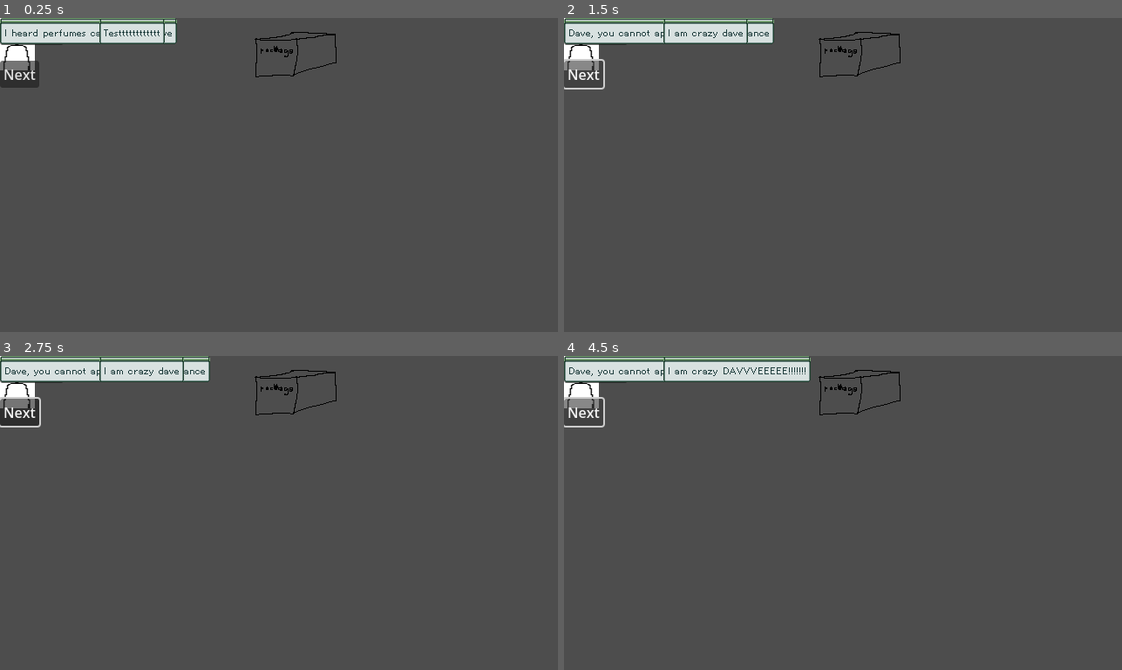
Above: before the commit, frames 1-4 (two rows, left to right).
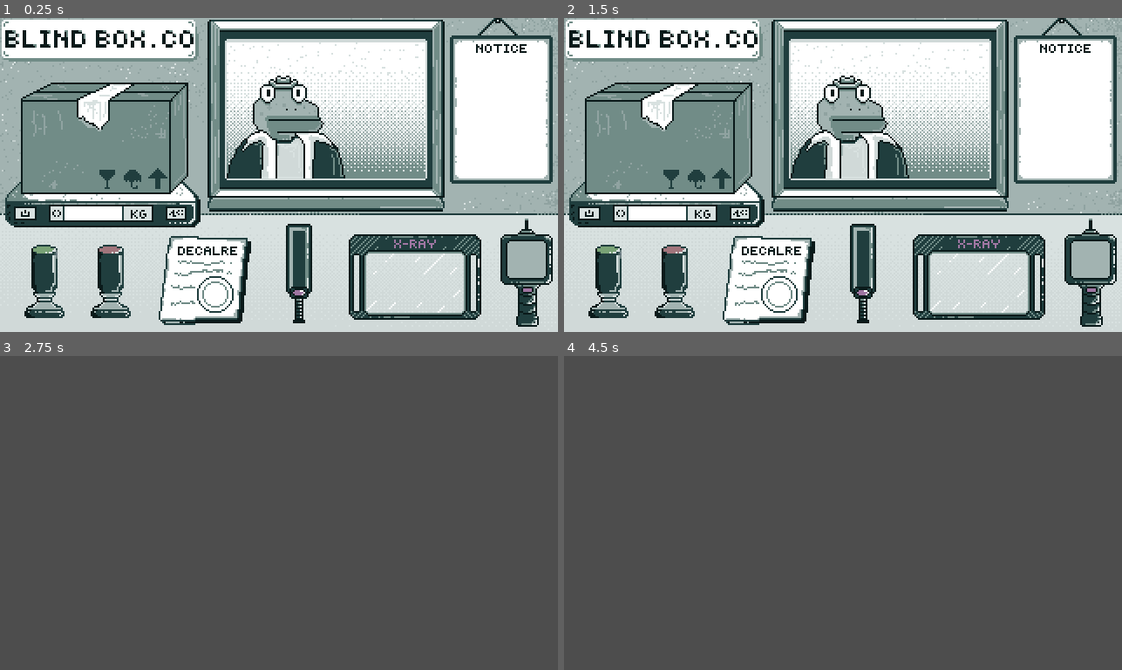
Above: after the commit, the same moments.

Repository: hkattt/blind-box-co
Game: Godot game, scene res://scenes/Main.tscn
Same seed, same stepped clock (60 frames per second), same inputs: the game is played once before the commit and once after it.
Inputs (mouse positions are in pixels of both pictures, inside the frame that each line leads up to):
- Up to frame 1 (0.25 s): no input
- Up to frame 2 (1.5 s): click (586, 74) at 0.5 s, where only the run before the commit has a clickable "Next"; click (586, 74) at 1.25 s, where only the run before the commit has a clickable "Next"
- Up to frame 3 (2.75 s): click "Approve" at 2 s
- Up to frame 4 (4.5 s): click (597, 368) at 2.75 s, where only the run before the commit has a clickable "Approve"; click (597, 368) at 3.5 s, where only the run before the commit has a clickable "Approve"; click (586, 412) at 4.25 s, where only the run before the commit has a clickable "Next"

The runs differ from the first frame. In frame 1, 100% of the frame differs, in the area x 0-100%, y 0-100%; in frame 2, 100%; in frame 3, 4.3%; in frame 4, 4.6%.

Commit message:
Implemented Draggable component. Implemented Document functionality

Diff:
--- a/src/data/days/day.tres
+++ b/src/data/days/day.tres
@@ -1,11 +1,10 @@
-[gd_resource type="Resource" script_class="DayData" load_steps=5 format=3 uid="uid://bpq7e50dyx0vd"]
+[gd_resource type="Resource" script_class="DayData" load_steps=4 format=3 uid="uid://bpq7e50dyx0vd"]
 
 [ext_resource type="Script" uid="uid://6kbdvw4yxbnb" path="res://resources/InterrogationData.gd" id="1_1kygk"]
-[ext_resource type="Resource" uid="uid://cpnc5fe0lxyq4" path="res://data/days/interrogations/temp2.tres" id="2_tf818"]
-[ext_resource type="Resource" uid="uid://80dpgfvfgapt" path="res://data/days/interrogations/temp.tres" id="3_s51ys"]
+[ext_resource type="Resource" uid="uid://80dpgfvfgapt" path="res://data/days/interrogations/greg-interrogation.tres" id="2_iwjv1"]
 [ext_resource type="Script" uid="uid://cf8yjujibee5i" path="res://resources/DayData.gd" id="4_nijca"]
 
 [resource]
 script = ExtResource("4_nijca")
-interrogations = Array[ExtResource("1_1kygk")]([ExtResource("2_tf818"), ExtResource("3_s51ys")])
+interrogations = Array[ExtResource("1_1kygk")]([ExtResource("2_iwjv1")])
 metadata/_custom_type_script = "uid://cf8yjujibee5i"
--- a/src/data/days/day2.tres
+++ /dev/null
@@ -1,11 +0,0 @@
-[gd_resource type="Resource" script_class="DayData" load_steps=5 format=3 uid="uid://b5cqoxu70l8c1"]
-
-[ext_resource type="Script" uid="uid://6kbdvw4yxbnb" path="res://resources/InterrogationData.gd" id="1_v0k7f"]
-[ext_resource type="Resource" uid="uid://80dpgfvfgapt" path="res://data/days/interrogations/temp.tres" id="2_1m1on"]
-[ext_resource type="Resource" uid="uid://cpnc5fe0lxyq4" path="res://data/days/interrogations/temp2.tres" id="3_igsua"]
-[ext_resource type="Script" uid="uid://cf8yjujibee5i" path="res://resources/DayData.gd" id="4_my8nn"]
-
-[resource]
-script = ExtResource("4_my8nn")
-interrogations = Array[ExtResource("1_v0k7f")]([ExtResource("2_1m1on"), ExtResource("3_igsua")])
-metadata/_custom_type_script = "uid://cf8yjujibee5i"
--- /dev/null
+++ b/src/data/days/interrogations/characters/greg.tres
@@ -0,0 +1,10 @@
+[gd_resource type="Resource" script_class="CharacterData" load_steps=3 format=3 uid="uid://ctbvnt6iwyehn"]
+
+[ext_resource type="Texture2D" uid="uid://vy5e666sb1em" path="res://assets/images/characters/greg.png" id="1_2nlok"]
+[ext_resource type="Script" uid="uid://b11bqs0e38js3" path="res://resources/CharacterData.gd" id="2_idj3h"]
+
+[resource]
+script = ExtResource("2_idj3h")
+name = "Temp"
+portrait = ExtResource("1_2nlok")
+metadata/_custom_type_script = "uid://b11bqs0e38js3"
--- a/src/data/days/interrogations/characters/temp.tres
+++ /dev/null
@@ -1,10 +0,0 @@
-[gd_resource type="Resource" script_class="CharacterData" load_steps=3 format=3 uid="uid://ctbvnt6iwyehn"]
-
-[ext_resource type="Texture2D" uid="uid://dol2f4hots635" path="res://assets/characters/temp_character.png" id="1_dghcf"]
-[ext_resource type="Script" uid="uid://b11bqs0e38js3" path="res://resources/CharacterData.gd" id="2_o3p3k"]
-
-[resource]
-script = ExtResource("2_o3p3k")
-name = "Temp"
-portrait = ExtResource("1_dghcf")
-metadata/_custom_type_script = "uid://b11bqs0e38js3"
--- a/src/data/days/interrogations/characters/temp2.tres
+++ /dev/null
@@ -1,10 +0,0 @@
-[gd_resource type="Resource" script_class="CharacterData" load_steps=3 format=3 uid="uid://dinnbtgs3phrk"]
-
-[ext_resource type="Texture2D" uid="uid://c5525pk5uo5ej" path="res://assets/characters/temp_character2.png" id="1_h7pm6"]
-[ext_resource type="Script" uid="uid://b11bqs0e38js3" path="res://resources/CharacterData.gd" id="1_hbu5o"]
-
-[resource]
-script = ExtResource("1_hbu5o")
-name = ""
-portrait = ExtResource("1_h7pm6")
-metadata/_custom_type_script = "uid://b11bqs0e38js3"
--- a/src/data/days/interrogations/temp.tres
+++ b/src/data/days/interrogations/greg-interrogation.tres
@@ -1,8 +1,8 @@
 [gd_resource type="Resource" script_class="InterrogationData" load_steps=4 format=3 uid="uid://80dpgfvfgapt"]
 
-[ext_resource type="Resource" uid="uid://ctbvnt6iwyehn" path="res://data/days/interrogations/characters/temp.tres" id="1_eagl6"]
+[ext_resource type="Resource" uid="uid://ctbvnt6iwyehn" path="res://data/days/interrogations/characters/greg.tres" id="1_eagl6"]
 [ext_resource type="Script" uid="uid://6kbdvw4yxbnb" path="res://resources/InterrogationData.gd" id="1_mqe8h"]
-[ext_resource type="Resource" uid="uid://3trolyib2lgs" path="res://data/days/interrogations/packages/temp.tres" id="2_bev3g"]
+[ext_resource type="Resource" uid="uid://3trolyib2lgs" path="res://data/days/interrogations/packages/package.tres" id="2_bev3g"]
 
 [resource]
 script = ExtResource("1_mqe8h")
--- /dev/null
+++ b/src/data/days/interrogations/packages/package.tres
@@ -0,0 +1,9 @@
+[gd_resource type="Resource" script_class="PackageData" load_steps=3 format=3 uid="uid://3trolyib2lgs"]
+
+[ext_resource type="Texture2D" uid="uid://d2ynx83rtnaqg" path="res://assets/images/packages/package.png" id="1_wmkg4"]
+[ext_resource type="Script" uid="uid://udd4i3po5oqi" path="res://resources/PackageData.gd" id="2_s3oon"]
+
+[resource]
+script = ExtResource("2_s3oon")
+image = ExtResource("1_wmkg4")
+metadata/_custom_type_script = "uid://udd4i3po5oqi"
--- a/src/data/days/interrogations/packages/temp.tres
+++ /dev/null
@@ -1,9 +0,0 @@
-[gd_resource type="Resource" script_class="PackageData" load_steps=3 format=3 uid="uid://3trolyib2lgs"]
-
-[ext_resource type="Texture2D" uid="uid://c2pa007uj8io1" path="res://assets/packages/temp_package.png" id="1_ydw5w"]
-[ext_resource type="Script" uid="uid://udd4i3po5oqi" path="res://resources/PackageData.gd" id="2_jiidj"]
-
-[resource]
-script = ExtResource("2_jiidj")
-image = ExtResource("1_ydw5w")
-metadata/_custom_type_script = "uid://udd4i3po5oqi"
--- a/src/data/days/interrogations/temp2.tres
+++ /dev/null
@@ -1,11 +0,0 @@
-[gd_resource type="Resource" script_class="InterrogationData" load_steps=4 format=3 uid="uid://cpnc5fe0lxyq4"]
-
-[ext_resource type="Script" uid="uid://6kbdvw4yxbnb" path="res://resources/InterrogationData.gd" id="1_gykmi"]
-[ext_resource type="Resource" uid="uid://dinnbtgs3phrk" path="res://data/days/interrogations/characters/temp2.tres" id="1_hvn60"]
-[ext_resource type="Resource" uid="uid://3trolyib2lgs" path="res://data/days/interrogations/packages/temp.tres" id="2_domis"]
-
-[resource]
-script = ExtResource("1_gykmi")
-character = ExtResource("1_hvn60")
-package = ExtResource("2_domis")
-metadata/_custom_type_script = "uid://6kbdvw4yxbnb"
--- a/src/data/game_data.tres
+++ b/src/data/game_data.tres
@@ -1,11 +1,10 @@
-[gd_resource type="Resource" script_class="GameData" load_steps=5 format=3 uid="uid://cvwmyvkss4vfi"]
+[gd_resource type="Resource" script_class="GameData" load_steps=4 format=3 uid="uid://cvwmyvkss4vfi"]
 
 [ext_resource type="Script" uid="uid://cf8yjujibee5i" path="res://resources/DayData.gd" id="1_r34r7"]
 [ext_resource type="Resource" uid="uid://bpq7e50dyx0vd" path="res://data/days/day.tres" id="2_vllua"]
-[ext_resource type="Resource" uid="uid://b5cqoxu70l8c1" path="res://data/days/day2.tres" id="3_7fe16"]
 [ext_resource type="Script" uid="uid://po8htodqto00" path="res://resources/GameData.gd" id="4_yqv0c"]
 
 [resource]
 script = ExtResource("4_yqv0c")
-days = Array[ExtResource("1_r34r7")]([ExtResource("2_vllua"), ExtResource("3_7fe16")])
+days = Array[ExtResource("1_r34r7")]([ExtResource("2_vllua")])
 metadata/_custom_type_script = "uid://po8htodqto00"
--- a/src/project.godot
+++ b/src/project.godot
@@ -23,8 +23,8 @@
 
 [display]
 
-window/size/viewport_width=640
-window/size/viewport_height=360
+window/size/viewport_width=320
+window/size/viewport_height=180
 window/stretch/mode="viewport"
 window/stretch/scale_mode="integer"
 
--- a/src/scenes/Interrogation.tscn
+++ b/src/scenes/Interrogation.tscn
@@ -1,29 +1,79 @@
-[gd_scene load_steps=3 format=3 uid="uid://bfv8cebd0myqu"]
+[gd_scene load_steps=12 format=3 uid="uid://bfv8cebd0myqu"]
 
 [ext_resource type="Script" uid="uid://djj2ipq26moa3" path="res://scripts/Interrogation.gd" id="1_wma2k"]
-[ext_resource type="PackedScene" uid="uid://chmvhxmpav5pm" path="res://scenes/ui/Conversation.tscn" id="2_m0gvp"]
+[ext_resource type="Texture2D" uid="uid://jrh60sn505vr" path="res://assets/images/room/background.png" id="2_h2rq0"]
+[ext_resource type="Texture2D" uid="uid://bak6imwoaalvo" path="res://assets/images/room/company-logo.png" id="3_on0if"]
+[ext_resource type="PackedScene" uid="uid://cf2c0icjn1rcl" path="res://scenes/room/Window.tscn" id="4_o64pe"]
+[ext_resource type="PackedScene" uid="uid://c3jhosy5kqbbw" path="res://scenes/room/Notice.tscn" id="5_vuct2"]
+[ext_resource type="PackedScene" uid="uid://bql82x1p5jtsc" path="res://scenes/room/Scale.tscn" id="6_i1cgd"]
+[ext_resource type="PackedScene" uid="uid://bcrt50xoa5af6" path="res://scenes/items/Stamp.tscn" id="7_djaj8"]
+[ext_resource type="PackedScene" uid="uid://c80ia1to1uufr" path="res://scenes/items/Document.tscn" id="8_8nhuy"]
+[ext_resource type="PackedScene" uid="uid://b8ur8ferrlsl2" path="res://scenes/items/MetalDetector.tscn" id="9_7h7p4"]
+[ext_resource type="PackedScene" uid="uid://ccamphyahfrj5" path="res://scenes/items/XRay.tscn" id="10_padvj"]
+[ext_resource type="PackedScene" uid="uid://c7ewqmgpvho65" path="res://scenes/items/ChemicalDetector.tscn" id="11_m6uql"]
 
-[node name="InterrogationMinigame" type="Node2D"]
+[node name="Interrogation" type="Node2D"]
 script = ExtResource("1_wma2k")
-
-[node name="CharacterSlot" type="Control" parent="."]
-layout_mode = 3
-anchors_preset = 0
-offset_right = 40.0
-offset_bottom = 40.0
-
-[node name="PackageSlot" type="Control" parent="."]
-layout_mode = 3
-anchors_preset = 0
-offset_left = 280.0
-offset_right = 320.0
-offset_bottom = 40.0
 
 [node name="Approve Button" type="Button" parent="."]
 offset_right = 73.0
 offset_bottom = 31.0
 text = "Approve"
 
-[node name="Conversation" parent="." instance=ExtResource("2_m0gvp")]
+[node name="Background" type="Sprite2D" parent="."]
+texture_filter = 3
+position = Vector2(160, 90)
+texture = ExtResource("2_h2rq0")
+
+[node name="Logo" type="Sprite2D" parent="."]
+texture_filter = 3
+position = Vector2(57, 13)
+texture = ExtResource("3_on0if")
+
+[node name="Window" parent="." instance=ExtResource("4_o64pe")]
+position = Vector2(187, 53)
+
+[node name="CharacterSlot" type="Control" parent="."]
+layout_mode = 3
+anchors_preset = 0
+offset_left = 130.0
+offset_top = 33.0
+offset_right = 198.0
+offset_bottom = 92.0
+
+[node name="Notice" parent="." instance=ExtResource("5_vuct2")]
+position = Vector2(287, 47)
+
+[node name="Scale" parent="." instance=ExtResource("6_i1cgd")]
+position = Vector2(59, 101)
+
+[node name="PackageSlot" type="Control" parent="."]
+layout_mode = 3
+anchors_preset = 0
+offset_left = 12.0
+offset_top = 37.0
+offset_right = 108.0
+offset_bottom = 101.0
+
+[node name="CanvasLayer" type="CanvasLayer" parent="."]
+
+[node name="Document" parent="CanvasLayer" instance=ExtResource("8_8nhuy")]
+position = Vector2(117, 150)
+
+[node name="StampApprove" parent="CanvasLayer" instance=ExtResource("7_djaj8")]
+position = Vector2(25, 151)
+
+[node name="StampDecline" parent="CanvasLayer" instance=ExtResource("7_djaj8")]
+position = Vector2(63, 151)
+type = 1
+
+[node name="MetalDetector" parent="CanvasLayer" instance=ExtResource("9_7h7p4")]
+position = Vector2(171, 146)
+
+[node name="XRay" parent="CanvasLayer" instance=ExtResource("10_padvj")]
+position = Vector2(238, 148)
+
+[node name="ChemicalDetector" parent="CanvasLayer" instance=ExtResource("11_m6uql")]
+position = Vector2(302, 146)
 
 [connection signal="pressed" from="Approve Button" to="." method="_on_approve_button_pressed"]
--- /dev/null
+++ b/src/scenes/components/Dragable.tscn
@@ -0,0 +1,6 @@
+[gd_scene load_steps=2 format=3 uid="uid://bmxvytvy17tji"]
+
+[ext_resource type="Script" uid="uid://b0w4kw6jvegrx" path="res://scripts/components/Dragable.gd" id="1_bxuph"]
+
+[node name="Dragable" type="Node2D"]
+script = ExtResource("1_bxuph")
--- /dev/null
+++ b/src/scenes/items/ChemicalDetector.tscn
@@ -0,0 +1,9 @@
+[gd_scene load_steps=2 format=3 uid="uid://c7ewqmgpvho65"]
+
+[ext_resource type="Texture2D" uid="uid://dkjqqfyhxgm5g" path="res://assets/images/items/chemical-detector.png" id="1_wygqo"]
+
+[node name="ChemicalDetector" type="Node2D"]
+
+[node name="Sprite2D" type="Sprite2D" parent="."]
+texture_filter = 3
+texture = ExtResource("1_wygqo")
--- /dev/null
+++ b/src/scenes/items/Document.tscn
@@ -0,0 +1,19 @@
+[gd_scene load_steps=4 format=3 uid="uid://c80ia1to1uufr"]
+
+[ext_resource type="Script" uid="uid://dwbmb1gfveg4f" path="res://scripts/items/Document.gd" id="1_amked"]
+[ext_resource type="Texture2D" uid="uid://ctk84np8kunyb" path="res://assets/images/items/document-unsigned.png" id="2_amked"]
+
+[sub_resource type="CircleShape2D" id="CircleShape2D_w0fi6"]
+
+[node name="Document" type="Area2D"]
+script = ExtResource("1_amked")
+
+[node name="Sprite2D" type="Sprite2D" parent="."]
+texture_filter = 3
+texture = ExtResource("2_amked")
+
+[node name="CollisionShape2D" type="CollisionShape2D" parent="."]
+position = Vector2(6, 9)
+shape = SubResource("CircleShape2D_w0fi6")
+
+[connection signal="area_entered" from="." to="." method="_on_area_entered"]
--- /dev/null
+++ b/src/scenes/items/MetalDetector.tscn
@@ -0,0 +1,9 @@
+[gd_scene load_steps=2 format=3 uid="uid://b8ur8ferrlsl2"]
+
+[ext_resource type="Texture2D" uid="uid://b5dfhskkclrt4" path="res://assets/images/items/metal-detector.png" id="1_xli8o"]
+
+[node name="MetalDetector" type="Node2D"]
+
+[node name="Sprite2D" type="Sprite2D" parent="."]
+texture_filter = 3
+texture = ExtResource("1_xli8o")
--- /dev/null
+++ b/src/scenes/items/Stamp.tscn
@@ -0,0 +1,23 @@
+[gd_scene load_steps=5 format=3 uid="uid://bcrt50xoa5af6"]
+
+[ext_resource type="Script" uid="uid://cmvgi6p4x2y3j" path="res://scripts/items/Stamp.gd" id="1_0b3td"]
+[ext_resource type="Texture2D" uid="uid://bay0bt7u6fiox" path="res://assets/images/items/stamp-approved.png" id="1_xm68i"]
+[ext_resource type="Script" uid="uid://b0w4kw6jvegrx" path="res://scripts/components/Dragable.gd" id="2_ytuqr"]
+
+[sub_resource type="RectangleShape2D" id="RectangleShape2D_0b3td"]
+size = Vector2(19.334, 5)
+
+[node name="Stamp" type="Area2D" groups=["Stamps"]]
+script = ExtResource("1_0b3td")
+
+[node name="Sprite2D" type="Sprite2D" parent="."]
+texture_filter = 3
+texture = ExtResource("1_xm68i")
+
+[node name="Dragable" type="Node2D" parent="."]
+script = ExtResource("2_ytuqr")
+metadata/_custom_type_script = "uid://b0w4kw6jvegrx"
+
+[node name="CollisionShape2D" type="CollisionShape2D" parent="."]
+position = Vector2(1, 18)
+shape = SubResource("RectangleShape2D_0b3td")
--- /dev/null
+++ b/src/scenes/items/XRay.tscn
@@ -0,0 +1,9 @@
+[gd_scene load_steps=2 format=3 uid="uid://ccamphyahfrj5"]
+
+[ext_resource type="Texture2D" uid="uid://c41k0snkwq0hp" path="res://assets/images/items/x-ray.png" id="1_mqk1k"]
+
+[node name="XRay" type="Node2D"]
+
+[node name="Sprite2D" type="Sprite2D" parent="."]
+texture_filter = 3
+texture = ExtResource("1_mqk1k")
--- /dev/null
+++ b/src/scenes/room/Notice.tscn
@@ -0,0 +1,9 @@
+[gd_scene load_steps=2 format=3 uid="uid://c3jhosy5kqbbw"]
+
+[ext_resource type="Texture2D" uid="uid://bw73xspqdmyhb" path="res://assets/images/room/notice.png" id="1_73ngg"]
+
+[node name="Notice" type="Node2D"]
+
+[node name="Sprite2D" type="Sprite2D" parent="."]
+texture_filter = 3
+texture = ExtResource("1_73ngg")
--- /dev/null
+++ b/src/scenes/room/Room.tscn
@@ -0,0 +1,3 @@
+[gd_scene format=3 uid="uid://c2qde54at3ims"]
+
+[node name="Room" type="Node2D"]
--- /dev/null
+++ b/src/scenes/room/Scale.tscn
@@ -0,0 +1,9 @@
+[gd_scene load_steps=2 format=3 uid="uid://bql82x1p5jtsc"]
+
+[ext_resource type="Texture2D" uid="uid://b5fxrrg4vomff" path="res://assets/images/room/scale.png" id="1_3m1jh"]
+
+[node name="Scale" type="Node2D"]
+
+[node name="Sprite2D" type="Sprite2D" parent="."]
+texture_filter = 3
+texture = ExtResource("1_3m1jh")
--- /dev/null
+++ b/src/scenes/room/Window.tscn
@@ -0,0 +1,20 @@
+[gd_scene load_steps=4 format=3 uid="uid://cf2c0icjn1rcl"]
+
+[ext_resource type="Texture2D" uid="uid://l0mas7p584ah" path="res://assets/images/room/window-white.png" id="1_dcq2e"]
+[ext_resource type="Texture2D" uid="uid://bh2ih4c2dmuei" path="res://assets/images/room/window-pattern.png" id="2_yi8s7"]
+[ext_resource type="Texture2D" uid="uid://dba6empnv78o" path="res://assets/images/room/window-frame.png" id="3_yar53"]
+
+[node name="Window" type="Node2D"]
+
+[node name="White" type="Sprite2D" parent="."]
+texture_filter = 3
+texture = ExtResource("1_dcq2e")
+
+[node name="Pattern" type="Sprite2D" parent="."]
+texture_filter = 3
+texture = ExtResource("2_yi8s7")
+
+[node name="Frame" type="Sprite2D" parent="."]
+texture_filter = 3
+position = Vector2(0, 3)
+texture = ExtResource("3_yar53")
--- a/src/scripts/Interrogation.gd
+++ b/src/scripts/Interrogation.gd
@@ -2,16 +2,11 @@
 
 signal interrogation_complete
 
-@onready var character_slot: Control    = $CharacterSlot
-@onready var package_slot: Control      = $PackageSlot
-@onready var conversation: Conversation = $Conversation
+@onready var character_slot: Control = $CharacterSlot
+@onready var package_slot: Control   = $PackageSlot
 
 var character_scene: PackedScene = preload("res://scenes/Character.tscn")
 var package_scene: PackedScene   = preload("res://scenes/Package.tscn")
-
-func _ready() -> void:
-	conversation.load_conversation("test")
-	conversation.start()
 
 func setup(character_data: CharacterData, package_data: PackageData):
 	var character: Node2D = character_scene.instantiate()
--- /dev/null
+++ b/src/scripts/components/Dragable.gd
@@ -0,0 +1,25 @@
+extends Node2D
+
+var dragging: bool = false
+var drag_offset: Vector2 = Vector2.ZERO
+var resting_position: Vector2
+
+func _ready():
+	resting_position = get_parent().global_position
+
+func _input(event: InputEvent) -> void:
+	if event is InputEventMouseButton:
+		if event.button_index == MOUSE_BUTTON_LEFT:
+			if event.pressed:
+				var mouse_pos = get_global_mouse_position()
+				var parent_sprite := get_parent().get_node("Sprite2D")
+				if parent_sprite.get_rect().has_point(get_parent().to_local(mouse_pos)):
+					dragging = true
+					drag_offset = mouse_pos - get_parent().global_position
+			else:
+				if dragging:
+					dragging = false
+					get_parent().global_position = resting_position
+	elif event is InputEventMouseMotion and dragging:
+		if event.relative.length() > 0.1:
+			get_parent().global_position = get_global_mouse_position() - drag_offset
--- /dev/null
+++ b/src/scripts/items/Document.gd
@@ -0,0 +1,23 @@
+class_name Document extends Area2D
+
+enum DocumentState {
+	UNSIGNED,
+	APPROVED,
+	DECLINED
+}
+
+@onready var sprite: Sprite2D = $Sprite2D
+
+var state: DocumentState = DocumentState.UNSIGNED
+
+var approve_texture: Texture2D = preload("res://assets/images/items/document-approved.png")
+var decline_texture: Texture2D = preload("res://assets/images/items/document-declined.png")
+
+func _on_area_entered(area: Area2D) -> void:
+	if area.is_in_group("Stamps"):
+		if area.type == Stamp.StampType.APPROVE:
+			state = DocumentState.APPROVED
+			sprite.texture = approve_texture
+		else:
+			state = DocumentState.DECLINED
+			sprite.texture = decline_texture
--- /dev/null
+++ b/src/scripts/items/Stamp.gd
@@ -0,0 +1,23 @@
+class_name Stamp extends Node2D
+
+enum StampType {
+	APPROVE,
+	DECLINE
+}
+
+@export var type: StampType
+
+@onready var sprite: Sprite2D = $Sprite2D
+
+var approve_texture: Texture2D = preload("res://assets/images/items/stamp-approved.png")
+var decline_texture: Texture2D = preload("res://assets/images/items/stamp-declined.png")
+
+func _ready():
+	set_sprite()
+
+func set_sprite():
+	match type:
+		StampType.APPROVE:
+			sprite.texture = approve_texture
+		StampType.DECLINE:
+			sprite.texture = decline_texture
Binary file added: src/assets/images/characters/greg.png
Not shown, added: src/assets/images/characters/greg.png.import
Renamed: src/assets/characters/temp_character.png -> src/assets/images/characters/temp_character.png
Not shown, added: src/assets/images/characters/temp_character.png.import
Renamed: src/assets/characters/temp_character2.png -> src/assets/images/characters/temp_character2.png
Not shown, added: src/assets/images/characters/temp_character2.png.import
Binary file added: src/assets/images/items/chemical-detector.png
Not shown, added: src/assets/images/items/chemical-detector.png.import
Binary file added: src/assets/images/items/document-approved.png
Not shown, added: src/assets/images/items/document-approved.png.import
Binary file added: src/assets/images/items/document-declined.png
Not shown, added: src/assets/images/items/document-declined.png.import
(and 32 more such lines)
